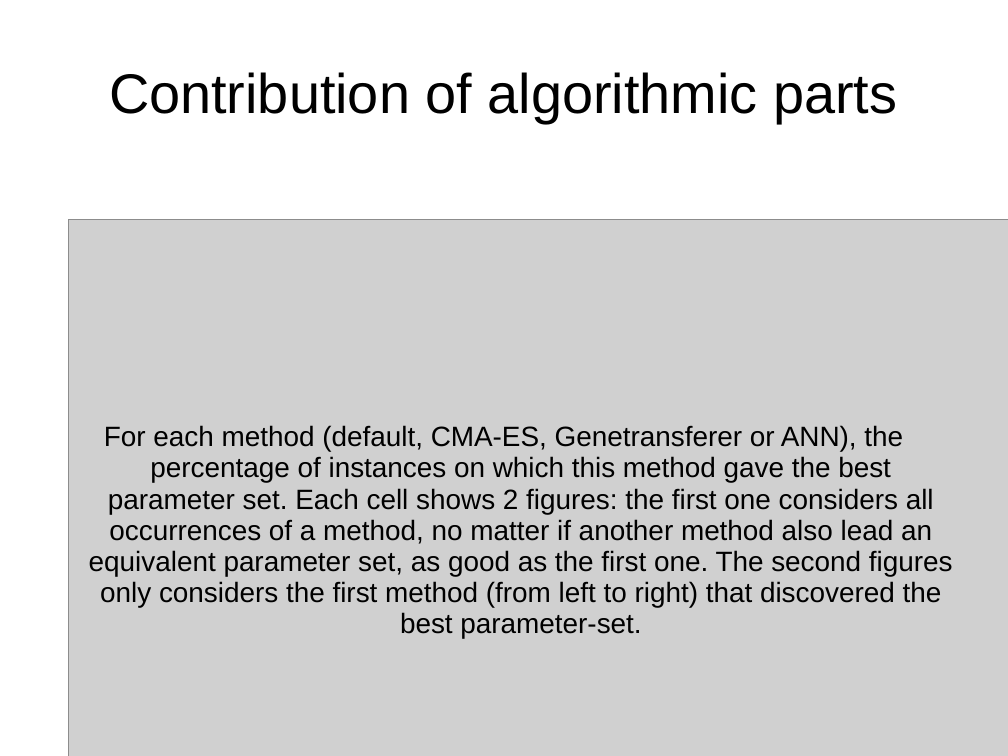
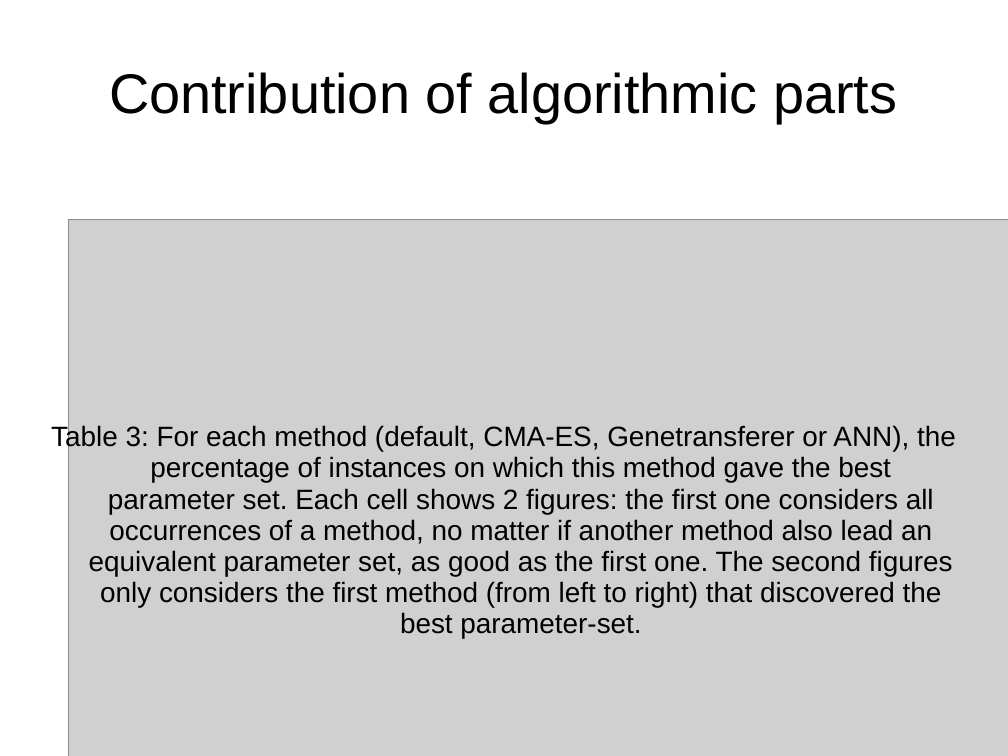
Before and after one commit to nojhan/descarwin, a slide deck: slide 14 of papers/GECCO2011/gecco2011brendelschoenauer/lao-gecco.ppt. Drawn at 1008x756 pixels with LibreOffice and Linux fonts; fonts in the diff are those of the drawing; grey boxes stand for pictures. Boxes give left, top, right and bottom in pixels: in the first picture for what was removed or moved away, otherwise in the second. Text is boxed around its words. In the diff, an @@ line names an element or a change of style, - is before the commit and + after.

```diff
--- a/papers/GECCO2011/gecco2011brendelschoenauer/lao-gecco.ppt
+++ b/papers/GECCO2011/gecco2011brendelschoenauer/lao-gecco.ppt
@@ subtitle at box(51, 425, 956, 639): text changed @@
-For each method (default, CMA-ES, Genetransferer or ANN), the percentage of instances on which this method gave the best parameter set. Each cell shows 2 figures: the first one considers all occurrences of a method, no matter if another method also lead an equivalent parameter set, as good as the first one. The second figures only considers the first method (from left to right) that discovered the best parameter-set.
+Table 3: For each method (default, CMA-ES, Genetransferer or ANN), the percentage of instances on which this method gave the best parameter set. Each cell shows 2 figures: the first one considers all occurrences of a method, no matter if another method also lead an equivalent parameter set, as good as the first one. The second figures only considers the first method (from left to right) that discovered the best parameter-set.
```
Also in this commit, not shown: 2 other slides changed, 2 slides added.
